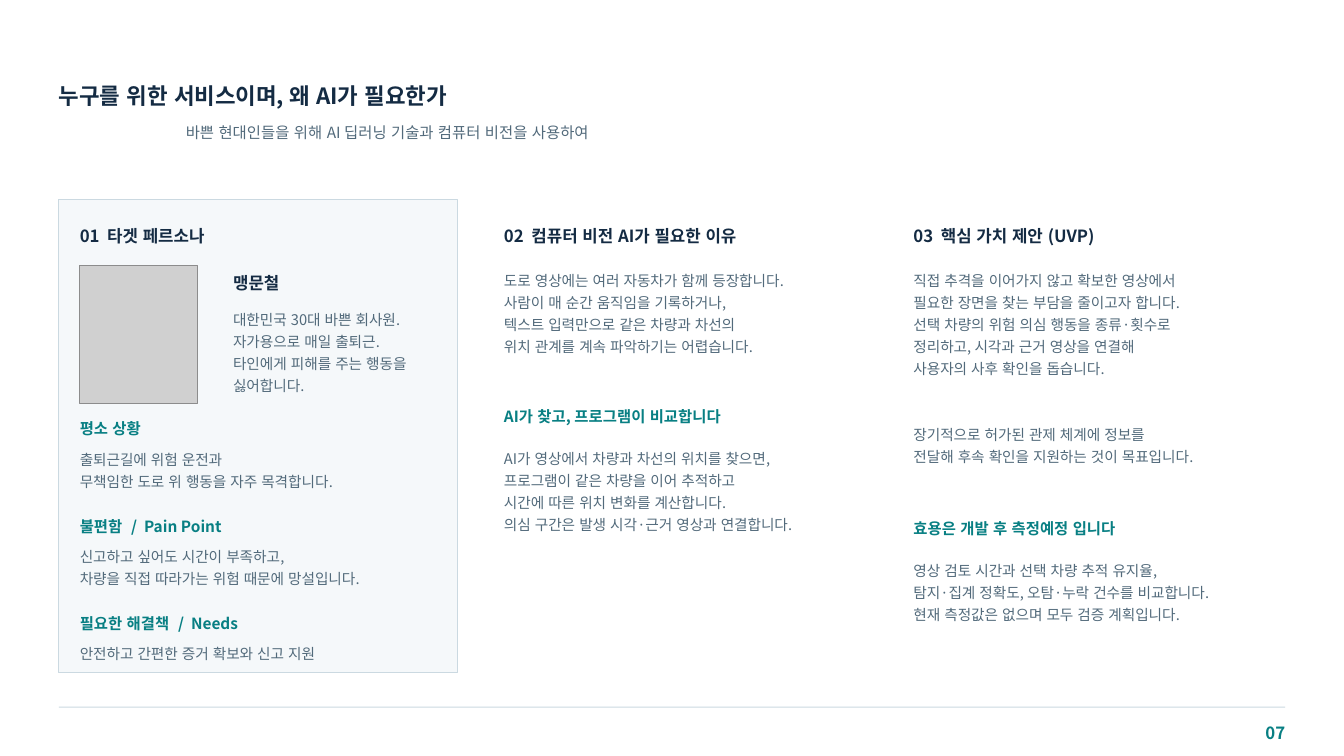
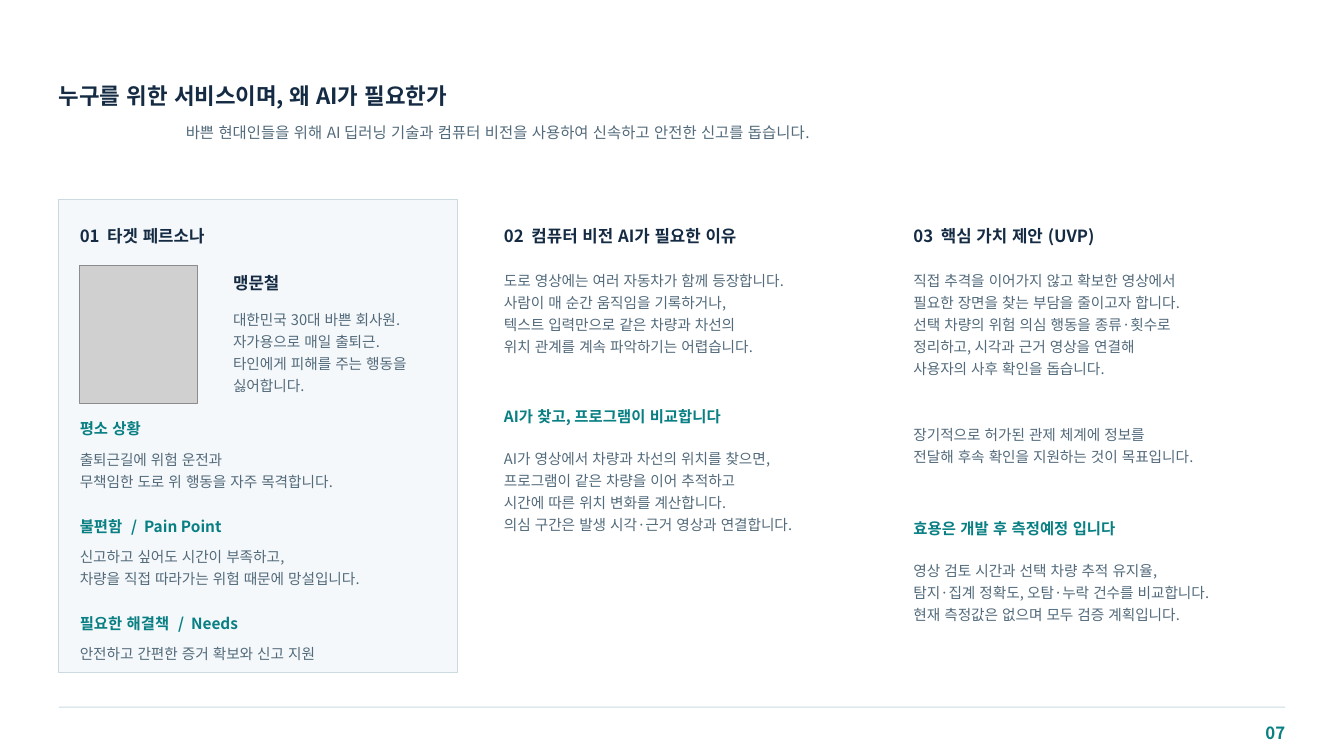
Before and after one commit to Jack-the-Ace/remind, a slide deck: slide 7 of 음주운전방지/RedBox_2.5.pptx. Drawn at 1344x756 pixels with LibreOffice and Linux fonts; fonts in the diff are those of the drawing; grey boxes stand for pictures. Boxes give left, top, right and bottom in pixels: in the first picture for what was removed or moved away, otherwise in the second. Text is boxed around its words. In the diff, an @@ line names an element or a change of style, - is before the commit and + after.

```diff
--- a/음주운전방지/RedBox_2.5.pptx
+++ b/음주운전방지/RedBox_2.5.pptx
@@ text at box(186, 125, 810, 139): text changed @@
-바쁜 현대인들을 위해 AI 딥러닝 기술과 컴퓨터 비전을 사용하여
+바쁜 현대인들을 위해 AI 딥러닝 기술과 컴퓨터 비전을 사용하여 신속하고 안전한 신고를 돕습니다.
```
Also in this commit, not shown: 1 other slide changed, 11 other files.
